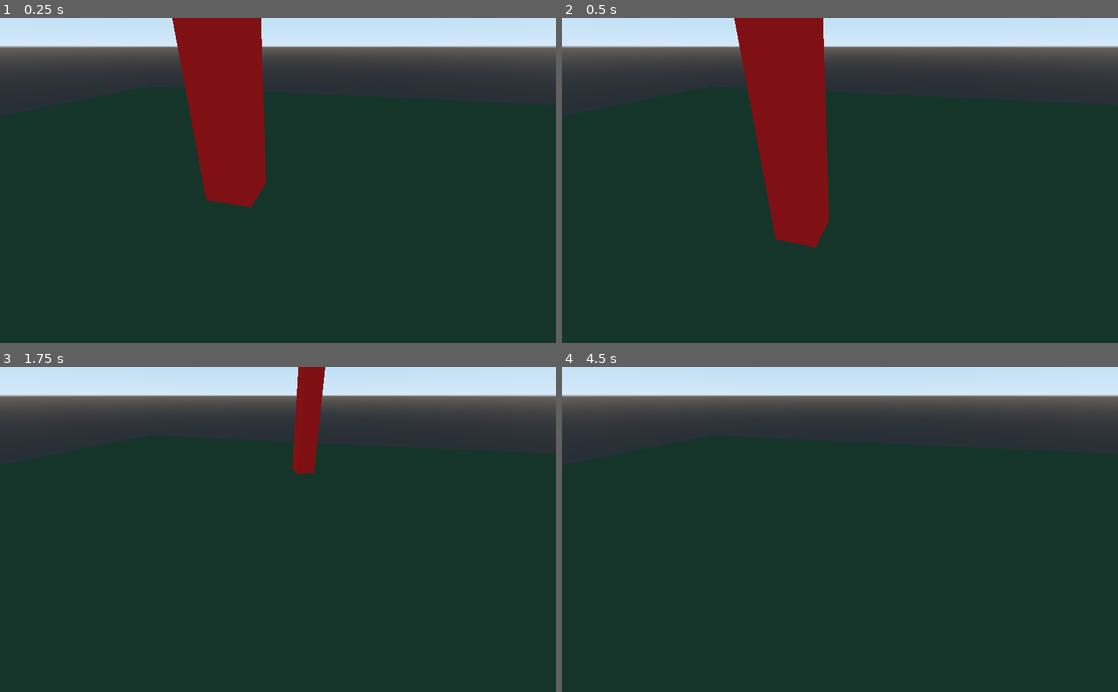
Above: before the commit, frames 1-4 (two rows, left to right).
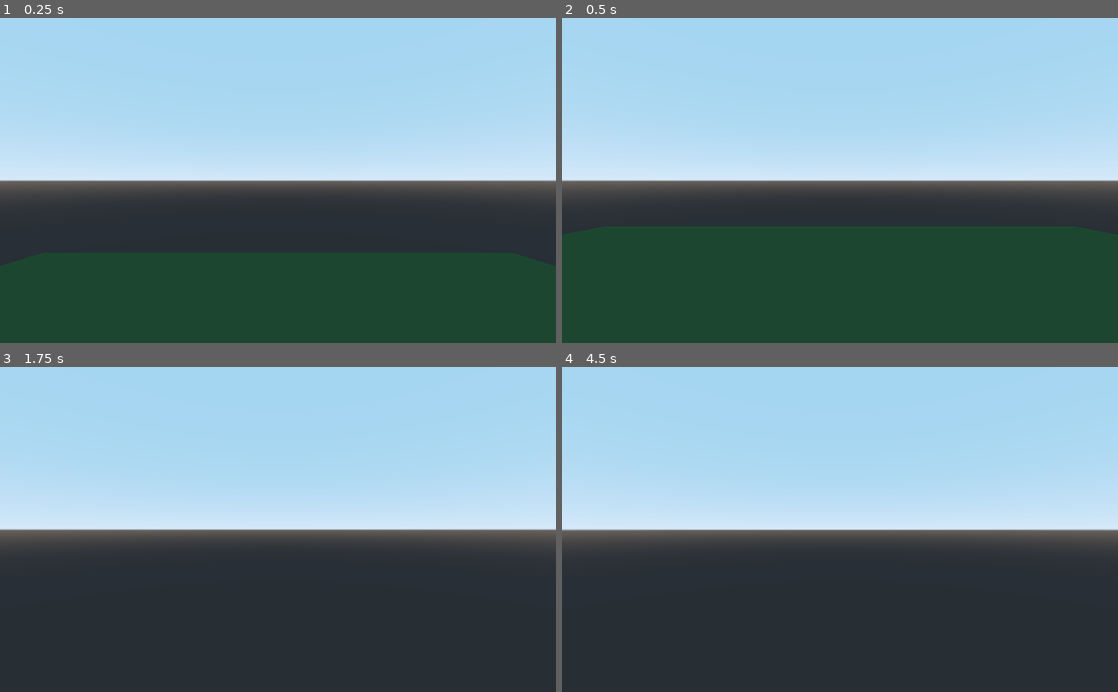
Above: after the commit, the same moments.

Repository: aacitelli/Birdwatch
Game: Godot game, scene res://Core/Main.tscn
The game is run twice, just before and just after one commit, with the same random seed, the same clock (stepped at 60 frames per second) and the same inputs.
Inputs (mouse positions are in pixels of both pictures, inside the frame that each line leads up to):
- Up to frame 1 (0.25 s): no input
- Up to frame 2 (0.5 s): no input
- Up to frame 3 (1.75 s): move the mouse to (305, 529) at 0.52 s; hold W (move_forward) from 0.53 s (still down); tap Space (jump) at 0.6, 0.77, 1.07, 1.35, 1.52 s; move the mouse to (250, 529) at 1.27 s
- Up to frame 4 (4.5 s): keep holding W (move_forward); tap Space (jump) at 1.82, 2.1, 2.85, 3.02, 3.32, 3.6, 3.77, 4.07, 4.35 s; move the mouse to (851, 523) at 2.02 s; move the mouse to (834, 536) at 2.77 s; move the mouse to (878, 532) at 3.52 s; tap Enter at 4.25 s; move the mouse to (795, 526) at 4.27 s

The runs differ from the first frame. In frame 1, 58% of the frame differs, in the area x 0-100%, y 0-61%; in frame 2, 59%, in the area x 0-100%, y 0-71%; in frame 3, 58%; in frame 4, 58%.

Commit message:
Got everything working but minor camera bug
The camera is currently inverted (i.e. up goes down), but I want to figure it out before I flip that negative, and the camera goes faster the further the point we're looking at as well...

Diff:
--- a/Core/Main.gd
+++ b/Core/Main.gd
@@ -10,6 +10,14 @@
 	Input.set_mouse_mode(Input.MOUSE_MODE_CAPTURED)
 
 	# Spawn instance of the player
-	var player_scene = load("res://Entities/Player/Player.tscn")
-	var player = player_scene.instance()
-	add_child(player)
+	# This way is programmatic; I did this the other way
+	# var player_scene = load("res://Entities/Player/Player.tscn")
+	# var player = player_scene.instance()
+	# add_child(player)
+
+# Runs every frame
+func _process(delta):
+
+	# Handle keyboard input not specific to the player
+	if Input.is_action_pressed("exit"):
+		get_tree().quit()
--- a/Core/Main.tscn
+++ b/Core/Main.tscn
@@ -1,12 +1,12 @@
-[gd_scene load_steps=5 format=2]
+[gd_scene load_steps=6 format=2]
 
 [ext_resource path="res://Core/Main.gd" type="Script" id=1]
+[ext_resource path="res://Entities/Player/Player.tscn" type="PackedScene" id=2]
 
-[sub_resource type="PlaneMesh" id=1]
+[sub_resource type="CubeMesh" id=4]
 
-[sub_resource type="SpatialMaterial" id=2]
-albedo_color = Color( 0.192157, 0.337255, 0.231373, 1 )
-metallic = 0.57
+[sub_resource type="SpatialMaterial" id=5]
+albedo_color = Color( 0.172549, 0.329412, 0.184314, 1 )
 
 [sub_resource type="ConvexPolygonShape" id=3]
 points = PoolVector3Array( 1, 0, 1, -1, 0, 1, 1, 0, -1, -1, 0, -1 )
@@ -14,16 +14,15 @@
 [node name="Base" type="Spatial"]
 script = ExtResource( 1 )
 
-[node name="Camera" type="Camera" parent="."]
-transform = Transform( 0.965926, -0.12941, 0.224144, 0, 0.866025, 0.5, -0.258819, -0.482963, 0.836516, 1, 2, 2 )
-
 [node name="Floor" type="StaticBody" parent="."]
 transform = Transform( 10, 0, 0, 0, 0.1, 0, 0, 0, 10, 0, 0, 0 )
 
 [node name="Mesh" type="MeshInstance" parent="Floor"]
 transform = Transform( 1, 0, 0, 0, 1, 0, 0, 0, 1, 0.000881863, -0.116634, -0.00466669 )
-mesh = SubResource( 1 )
-material/0 = SubResource( 2 )
+mesh = SubResource( 4 )
+material/0 = SubResource( 5 )
 
 [node name="Collision" type="CollisionShape" parent="Floor"]
 shape = SubResource( 3 )
+
+[node name="Player" parent="." instance=ExtResource( 2 )]
--- a/Entities/Player/Player.gd
+++ b/Entities/Player/Player.gd
@@ -1,55 +1,95 @@
 extends KinematicBody
 
-# Member Variables
-var gravity = Vector3.DOWN * 12
-var speed = 4
-var jump_speed = 6
-var spin = .1
+const GRAVITY = -24.8
+var vel = Vector3()
+const MAX_SPEED = 20
+const JUMP_SPEED = 10
+const ACCEL = 4.5
 
-var velocity = Vector3()
-var jump = false
+var dir = Vector3()
 
-func get_input():
+const DEACCEL= 16
+const MAX_SLOPE_ANGLE = 40
 
-	velocity.x = 0
-	velocity.z = 0
+var camera
+var rotation_helper
 
-	# TODO: Ignores camera direction; Fix.
-	if Input.is_action_pressed("move_forward"):
-		velocity.z -= speed
-	if Input.is_action_pressed("move_backward"):
-		velocity.z += speed
-	if Input.is_action_pressed("move_right"):
-		velocity.x += speed
-	if Input.is_action_pressed("move_left"):
-		velocity.x -= speed
+var MOUSE_SENSITIVITY = 0.05
+
+func _ready():
+	camera = $Rotation_Helper/Camera
+	rotation_helper = $Rotation_Helper
+
+	Input.set_mouse_mode(Input.MOUSE_MODE_CAPTURED)
 
 func _physics_process(delta):
-	velocity += gravity * delta
-	get_input()
-	velocity = move_and_slide(velocity, Vector3.UP)
+	process_input(delta)
+	process_movement(delta)
 
-func _unhandled_input(event):
+func process_input(delta):
 
-	# Handle mouse input
-	if event is InputEventMouseMotion:
+	# ----------------------------------
+	# Walking
+	dir = Vector3()
+	var cam_xform = camera.get_global_transform()
 
-		# Rotate around x axis
-		if event.relative.x > 0:
-			rotate_y(-lerp(0, spin, event.relative.x / 10))
-		elif event.relative.x < 0:
-			rotate_y(-lerp(0, spin, event.relative.x / 10))
+	var input_movement_vector = Vector2()
 
-		# Rotate around y axis
-		if event.relative.y > 0:
-			rotate_z(-lerp(0, spin, event.relative.y / 10))
-		elif event.relative.y < 0:
-			rotate_z(-lerp(0, spin, event.relative.y / 10))
+	if Input.is_action_pressed("move_forward"):
+		input_movement_vector.y += 1
+	if Input.is_action_pressed("move_backward"):
+		input_movement_vector.y -= 1
+	if Input.is_action_pressed("move_left"):
+		input_movement_vector.x -= 1
+	if Input.is_action_pressed("move_right"):
+		input_movement_vector.x += 1
 
-# Called when the node enters the scene tree for the first time.
-func _ready():
-	pass # Replace with function body.
+	input_movement_vector = input_movement_vector.normalized()
 
-# Called every frame. 'delta' is the elapsed time since the previous frame.
-#func _process(delta):
-#	pass
+	# Basis vectors are already normalized.
+	dir += -cam_xform.basis.z * input_movement_vector.y
+	dir += cam_xform.basis.x * input_movement_vector.x
+	# ----------------------------------
+
+	# ----------------------------------
+	# Jumping
+	if is_on_floor():
+		if Input.is_action_just_pressed("jump"):
+			vel.y = JUMP_SPEED
+	# ----------------------------------
+
+func process_movement(delta):
+	dir.y = 0
+	dir = dir.normalized()
+
+	vel.y += delta * GRAVITY
+
+	var hvel = vel
+	hvel.y = 0
+
+	var target = dir
+	target *= MAX_SPEED
+
+	var accel
+	if dir.dot(hvel) > 0:
+		accel = ACCEL
+	else:
+		accel = DEACCEL
+
+	hvel = hvel.linear_interpolate(target, accel * delta)
+	vel.x = hvel.x
+	vel.z = hvel.z
+	vel = move_and_slide(vel, Vector3(0, 1, 0), 0.05, 4, deg2rad(MAX_SLOPE_ANGLE))
+
+func _input(event):
+	if event is InputEventMouseMotion and Input.get_mouse_mode() == Input.MOUSE_MODE_CAPTURED:
+
+		# Rotate up/down (around ROTATION HELPER's x axis, not the world frame), scaling by 2d y-coord
+		rotation_helper.rotate_x(deg2rad(event.relative.y * MOUSE_SENSITIVITY))
+
+		# Rotate side to side (around y axis), scaling by 2d x-coord
+		self.rotate_y(deg2rad(event.relative.x * MOUSE_SENSITIVITY * -1))
+
+		var camera_rot = rotation_helper.rotation_degrees
+		camera_rot.x = clamp(camera_rot.x, -90, 90)
+		rotation_helper.rotation_degrees = camera_rot
--- a/Entities/Player/Player.tscn
+++ b/Entities/Player/Player.tscn
@@ -1,21 +1,17 @@
-[gd_scene load_steps=5 format=2]
+[gd_scene load_steps=3 format=2]
 
 [ext_resource path="res://Entities/Player/Player.gd" type="Script" id=1]
 
 [sub_resource type="BoxShape" id=1]
 
-[sub_resource type="CubeMesh" id=2]
-
-[sub_resource type="SpatialMaterial" id=3]
-albedo_color = Color( 1, 0, 0, 1 )
-
 [node name="Player" type="KinematicBody"]
-transform = Transform( 0.25, 0, 0, 0, 2, 0, 0, 0, 0.25, 0, 3, 0 )
+transform = Transform( 0.25, 0, 0, 0, 2, 0, 0, 0, 0.25, 0, 4, 0 )
 script = ExtResource( 1 )
 
 [node name="CollisionShape" type="CollisionShape" parent="."]
 shape = SubResource( 1 )
 
-[node name="MeshInstance" type="MeshInstance" parent="."]
-mesh = SubResource( 2 )
-material/0 = SubResource( 3 )
+[node name="Rotation_Helper" type="Spatial" parent="."]
+
+[node name="Camera" type="Camera" parent="Rotation_Helper"]
+transform = Transform( -4, 0, -1.30337e-06, 0, 0.5, 0, 1.30337e-06, 0, -4, 0, 0, 0 )
--- a/project.godot
+++ b/project.godot
@@ -50,6 +50,11 @@
 "events": [ Object(InputEventKey,"resource_local_to_scene":false,"resource_name":"","device":0,"alt":false,"shift":false,"control":false,"meta":false,"command":false,"pressed":false,"scancode":32,"unicode":0,"echo":false,"script":null)
  ]
 }
+exit={
+"deadzone": 0.5,
+"events": [ Object(InputEventKey,"resource_local_to_scene":false,"resource_name":"","device":0,"alt":false,"shift":false,"control":false,"meta":false,"command":false,"pressed":false,"scancode":16777217,"unicode":0,"echo":false,"script":null)
+ ]
+}
 
 [rendering]
 
